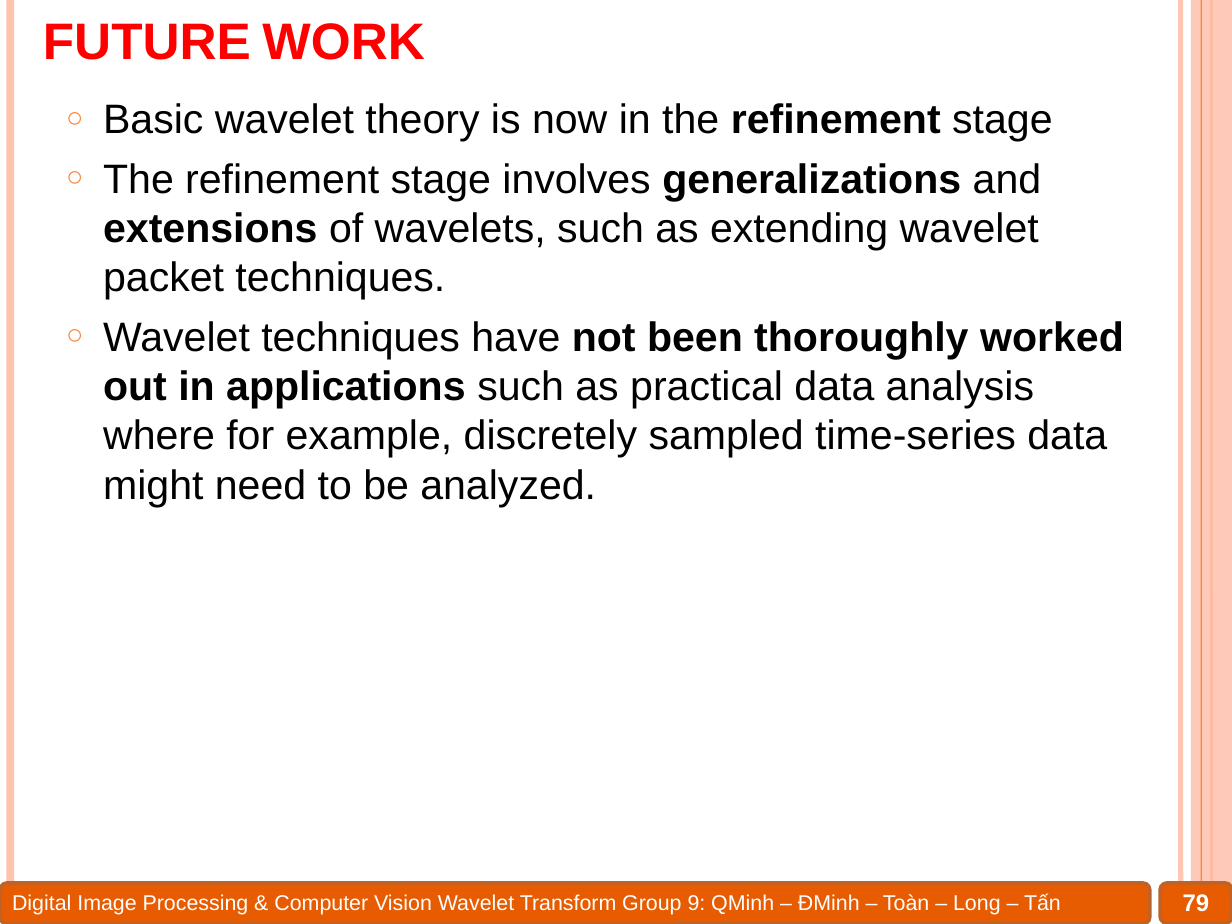
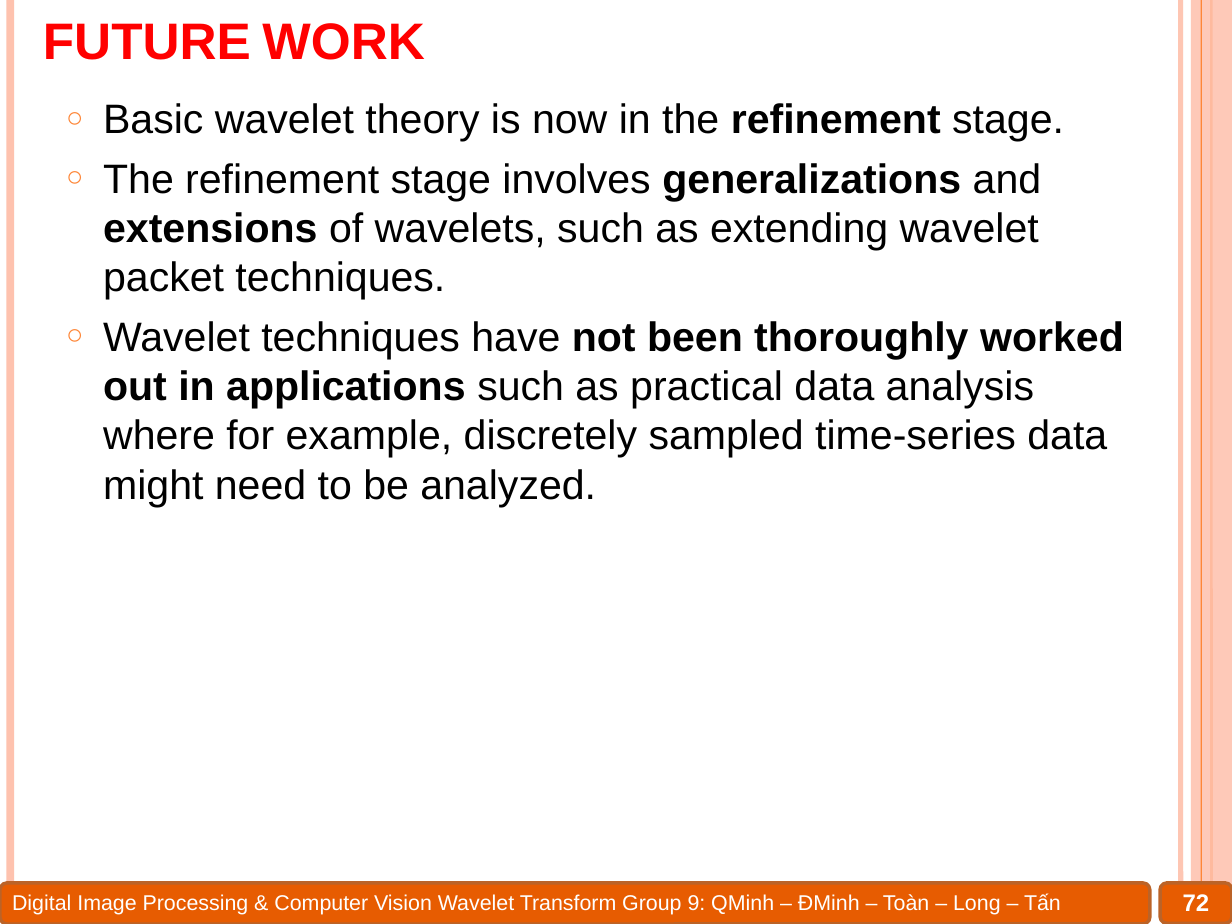
Before and after one commit to Alex7Huynh/dip-g9, a slide deck: slide 72 of 6. PPT/Wavelet transform.pptx (slide 79 before the commit). Drawn at 1232x924 pixels with LibreOffice and Linux fonts; fonts in the diff are those of the drawing. Boxes give left, top, right and bottom in pixels: in the first picture for what was removed or moved away, otherwise in the second. Text is boxed around its words. In the diff, an @@ line names an element or a change of style, - is before the commit and + after.

```diff
--- a/6. PPT/Wavelet transform.pptx
+++ b/6. PPT/Wavelet transform.pptx
@@ text at <box>103,103,1064,141</box>: text changed @@
-○ Basic wavelet theory is now in the refinement stage
+○ Basic wavelet theory is now in the refinement stage.
@@ page number at <box>1183,894,1210,911</box>: text changed @@
-79
+72
```
Also in this commit, not shown: 7 other slides changed, 7 slides removed, 3 other files.
